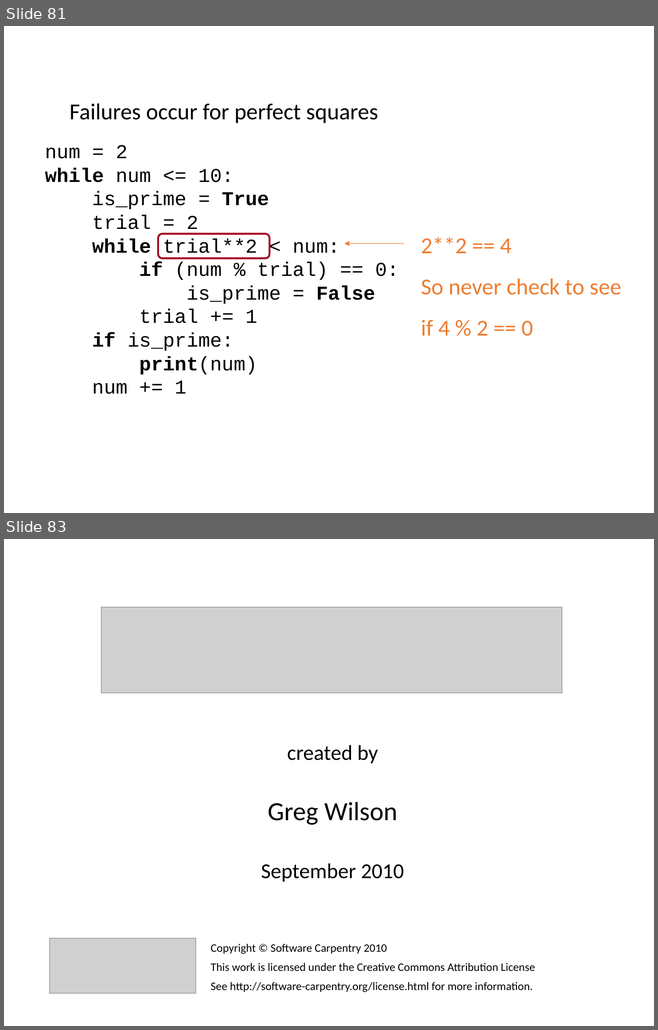
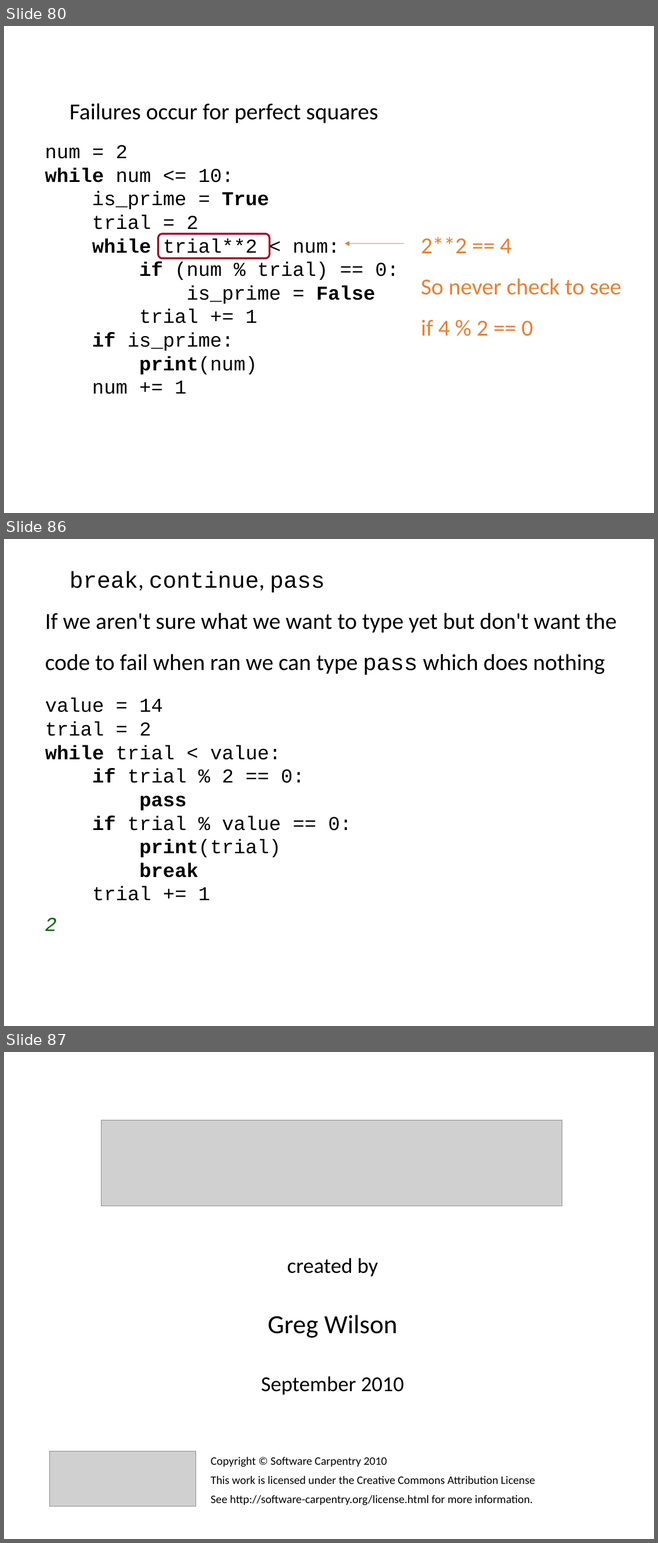
Before and after one commit to ncasuk/ncas-isc, a slide deck: python/presentations/learning_python/05_flow.pptx. Shown one above the other, each under a label of ours: slides 81 and 83 before the commit, slides 80, 86 and 87 after it; the slides between them are not shown. The pictures are 658x1030 and 658x1543 pixels, drawn with LibreOffice and Linux fonts; fonts in the diff are those of the drawing; grey boxes stand for pictures; background and template pictures are left out. Boxes give left, top, right and bottom in pixels: in the first picture for what was removed or moved away, otherwise in the second. Text is boxed around its words. In the diff, an @@ line names an element or a change of style, - is before the commit and + after.

Commit message:
Added mention of pass, continue and break in learning_python flow presentations as well as mentioning that IDEs support auto 4 space indentation

```diff
--- a/python/presentations/learning_python/05_flow.pptx
+++ b/python/presentations/learning_python/05_flow.pptx
@@ slide 86 added at <box>4,539,654,1026</box>, background picture (left out) @@
@@ text added at <box>70,571,325,593</box>, 28 pt, text #000000 @@
+break, continue, pass
@@ text added at <box>45,613,616,675</box>, 28 pt, text #000000 @@
+If we aren't sure what we want to type yet but don't want the
+code to fail when ran we can type pass which does nothing
@@ text added at <box>45,698,352,901</box>, 24 pt, text #000000 @@
+value = 14
+trial = 2
+while trial < value:
+if trial % 2 == 0:
+pass
+if trial % value == 0:
+print(trial)
+break
+trial += 1
@@ text added at <box>45,918,57,931</box>, 24 pt, text #006600, italic @@
+2
@@ what was slide 81 is now slide 80 @@
@@ what was slide 83 is now slide 87 @@
```
Also in this commit, not shown: 1 slide changed, 7 other slides added, 4 slides removed, 1 other file.
